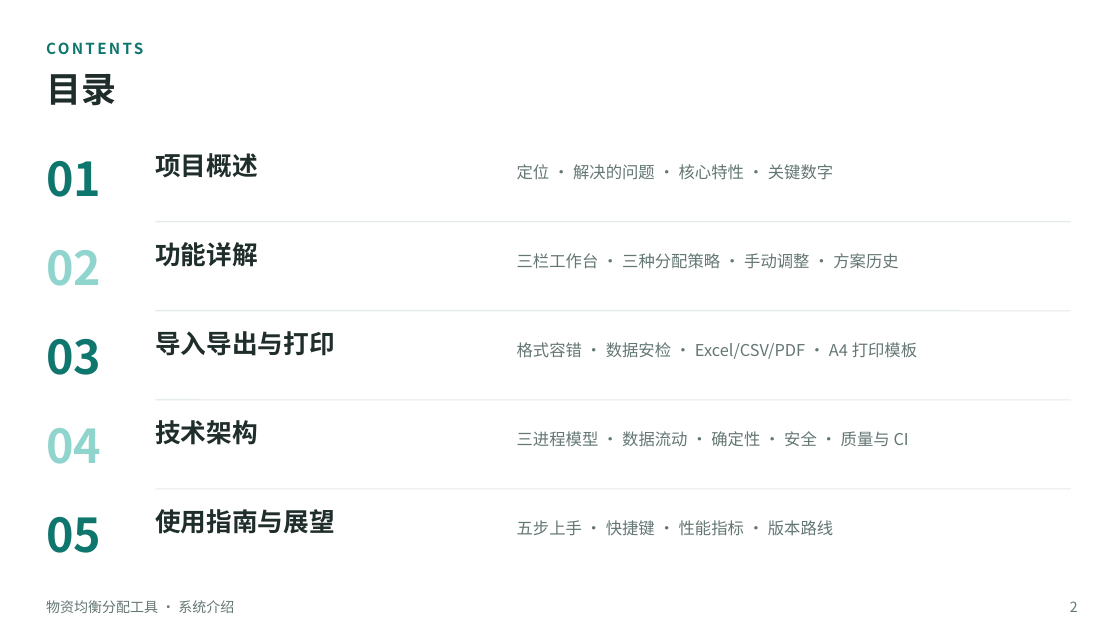
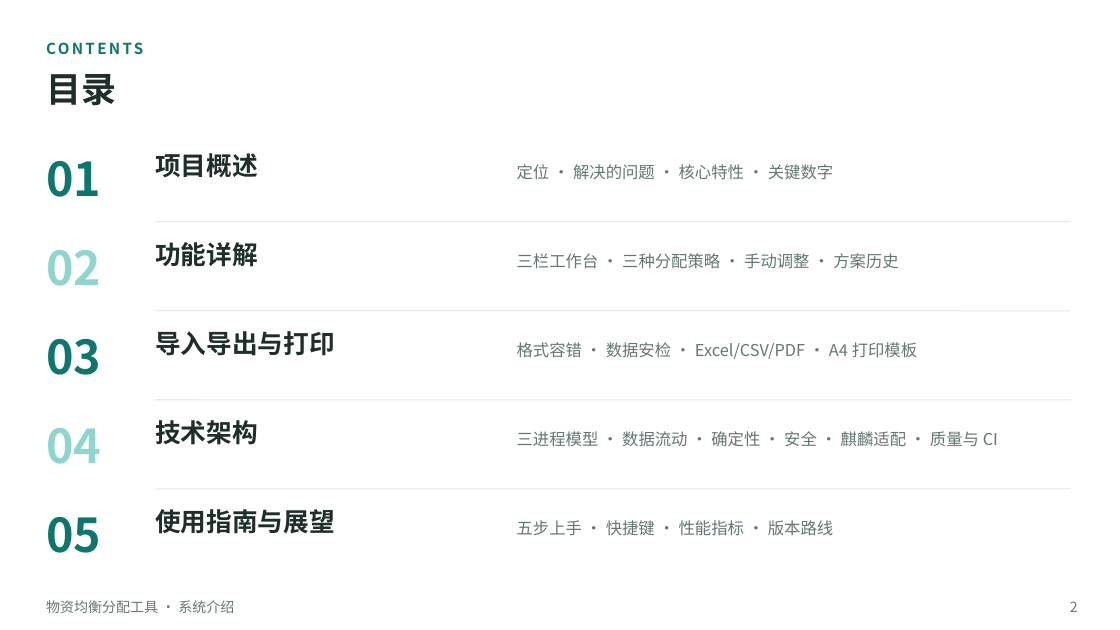
Before and after one commit to lzh745200/material-balancer, a slide deck: slide 2 of docs/系统介绍.pptx. Drawn at 1120x630 pixels with LibreOffice and Linux fonts; fonts in the diff are those of the drawing. Boxes give left, top, right and bottom in pixels: in the first picture for what was removed or moved away, otherwise in the second. Text is boxed around its words. In the diff, an @@ line names an element or a change of style, - is before the commit and + after.

Commit message:
docs: 文档全面更新至 v1.1.1 + 系统介绍 PPT 重制（44 页）
- 新增 docs/使用手册.md：面向使用者的完整手册——双平台安装
  （Windows SmartScreen 说明 / 麒麟 install.sh 与 deb 命令行）、五步上手、
  全功能详解（策略/拖拽/锁定/排除/未分配池/方案历史/统计）、
  导入导出格式、快捷键、数据与备份、8 条 FAQ、已知限制
- docs/项目文件结构说明.md 同步 v1.1.1：补 build/ 打包钩子三文件、
  docs/ 目录、98 个测试分布、「改哪儿」速查表新增 Linux 打包与 PPT 条目
- docs/系统介绍.pptx 重制为 44 页：封面/关键数字/版本路线更新至 v1.1.1，
  新增「麒麟 V10 适配：三层防御」专页，测试分布图（23/37/32/6）与
  代码构成环图（约 6000 行）按实测刷新
- PPT 构建脚本收入仓库 scripts/build-ppt.cjs（npm run ppt 可复现），
  pptxgenjs 转为 devDependency；README 文档导航与目录树同步

```diff
--- a/docs/系统介绍.pptx
+++ b/docs/系统介绍.pptx
@@ text at <box>517,431,998,447</box>: text changed @@
-三进程模型 · 数据流动 · 确定性 · 安全 · 质量与 CI
+三进程模型 · 数据流动 · 确定性 · 安全 · 麒麟适配 · 质量与 CI
```
Also in this commit, not shown: 11 other slides changed, 1 slide added, 7 other files.
